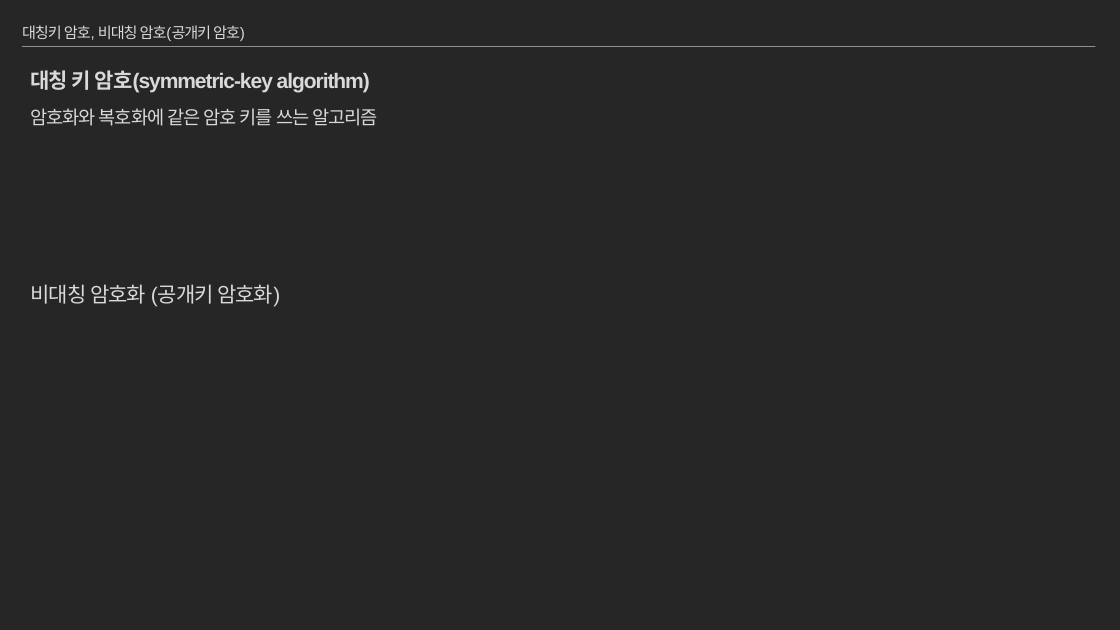
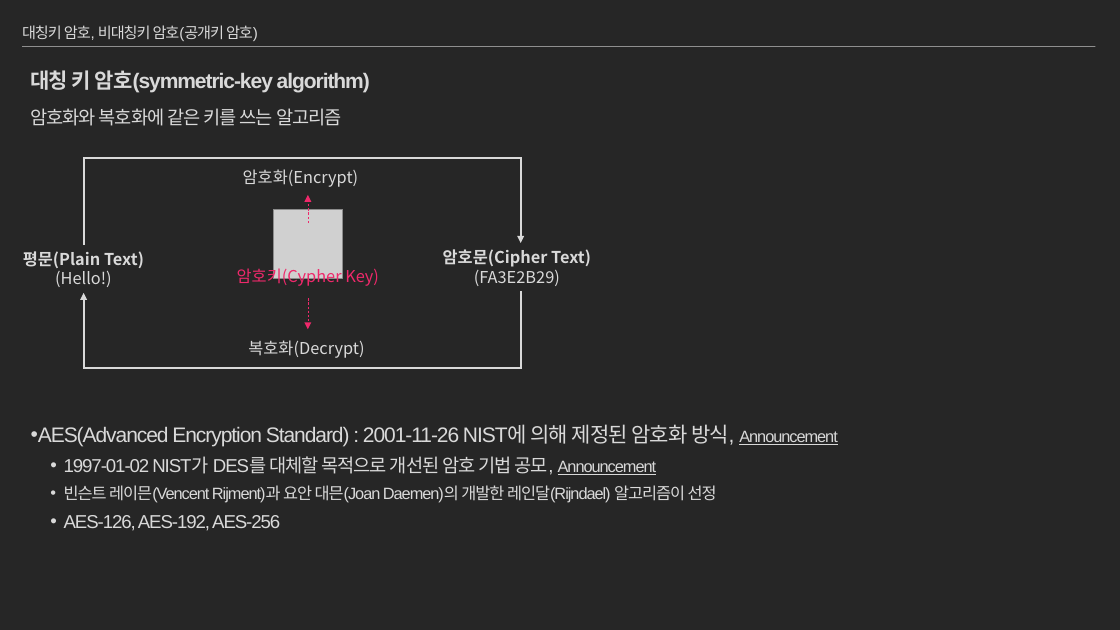
Before and after one commit to moss0801/blockchain-doc, a slide deck: slide 19 of General/Blockchain Part1.pptx. Drawn at 1120x630 pixels with LibreOffice and Linux fonts; fonts in the diff are those of the drawing; grey boxes stand for pictures. Boxes give left, top, right and bottom in pixels: in the first picture for what was removed or moved away, otherwise in the second. Text is boxed around its words. In the diff, an @@ line names an element or a change of style, - is before the commit and + after.

```diff
--- a/General/Blockchain Part1.pptx
+++ b/General/Blockchain Part1.pptx
@@ title at <box>22,25,258,41</box>: text changed @@
-대칭키 암호, 비대칭 암호(공개키 암호)
+대칭키 암호, 비대칭키 암호(공개키 암호)
@@ text at <box>31,108,838,531</box>: text changed; size 16 to 14 pt @@
-암호화와 복호화에 같은 암호 키를 쓰는 알고리즘
-비대칭 암호화 (공개키 암호화)
+암호화와 복호화에 같은 키를 쓰는 알고리즘
+• AES(Advanced Encryption Standard) : 2001-11-26 NIST에 의해 제정된 암호화 방식, Announcement
+  • 1997-01-02 NIST가 DES를 대체할 목적으로 개선된 암호 기법 공모, Announcement
+  • 빈슨트 레이믄(Vencent Rijment)과 요안 대믄(Joan Daemen)의 개발한 레인달(Rijndael) 알고리즘이 선정
+  • AES-126, AES-192, AES-256
@@ group added at <box>23,159,591,368</box>: 5 texts, 2 elbow arrows, 2 arrows, 1 picture @@
+평문(Plain Text)
+(Hello!)
+암호문(Cipher Text)
+(FA3E2B29)
+암호키(Cypher Key)
+암호화(Encrypt)
+복호화(Decrypt)
```
Also in this commit, not shown: 16 other slides changed, 3 slides added.
